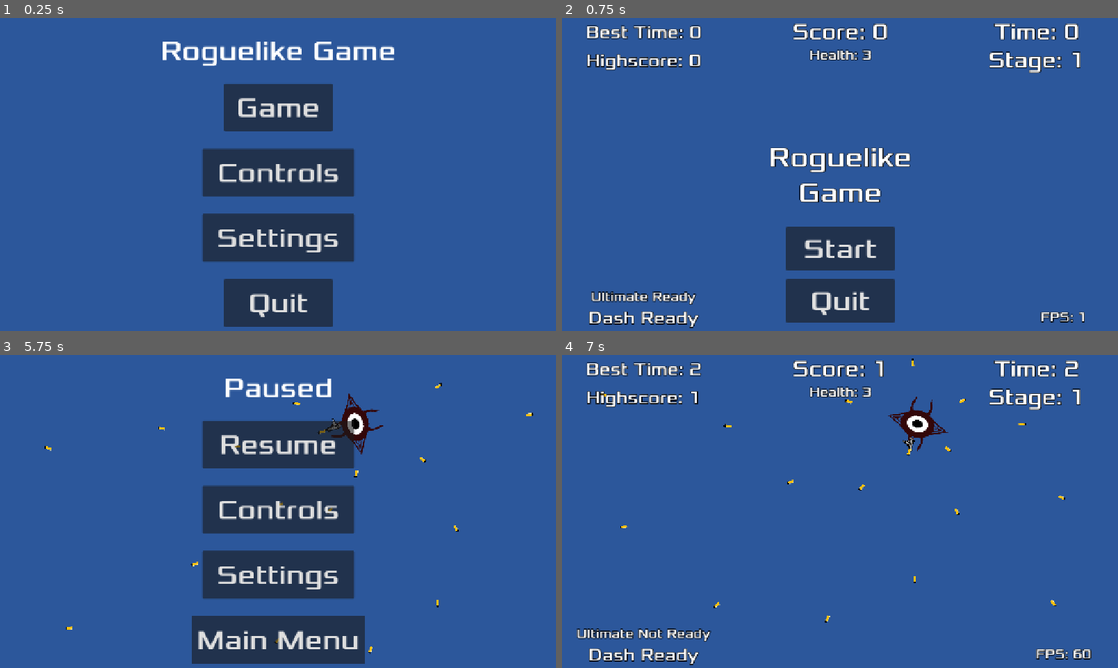
Above: before the commit, frames 1-4 (two rows, left to right).
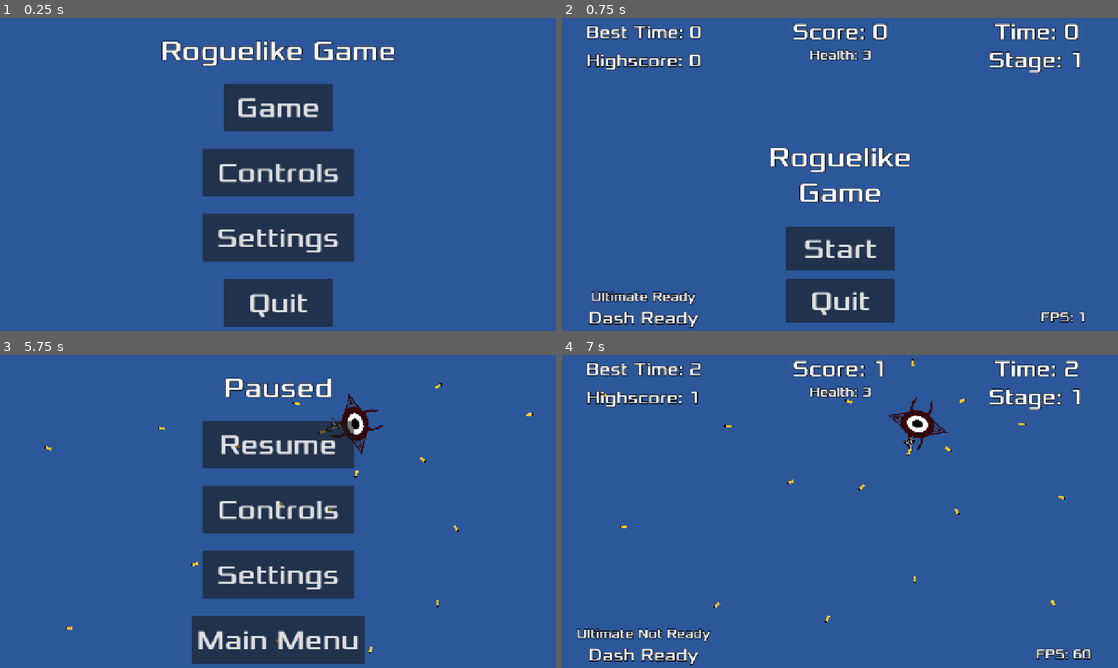
Above: after the commit, the same moments.

Repository: TacticalVortex/Eye-Survived
Game: Godot game, scene res://main.tscn
Same seed, same stepped clock (60 frames per second), same inputs: the game is played once before the commit and once after it.
Inputs (mouse positions are in pixels of both pictures, inside the frame that each line leads up to):
- Up to frame 1 (0.25 s): no input
- Up to frame 2 (0.75 s): click "Game" at 0.5 s
- Up to frame 3 (5.75 s): click "Start" at 1.25 s; tap Enter at 2 s; move the mouse to (400, 495) at 2.02 s; hold D (move_right) 2.03-2.78 s; tap Shift (dash) at 2.1, 4.35 s; move the mouse to (166, 527) at 2.77 s; hold S (move_down) 2.78-3.53 s; click (166, 527) at 2.85 s; move the mouse to (333, 442) at 3.52 s; hold D (move_right) 3.53-4.28 s; tap Space (ultimate) at 3.6 s; move the mouse to (250, 574) at 4.27 s; hold W (move_up) 4.28-5.03 s; move the mouse to (444, 558) at 5.02 s; press the mouse at (444, 558) at 5.03 s; hold A (move_left) from 5.03 s (still down); tap Escape (pause) at 5.65 s
- Up to frame 4 (7 s): move the mouse to (673, 464) at 5.77 s; release the mouse at (673, 464) at 5.78 s; tap Space (ultimate) at 5.85 s; release A (move_left) at 6.5 s; click "Resume" at 6.5 s

The runs differ from the first frame. In frame 1, 0.8% of the frame differs, in the area x 29-71%, y 7-16%; in frame 2, nothing differs; in frame 3, 0.4%; in frame 4, nothing differs.

Commit message:
Added more outlines
Added outlines to all text that is not a button.

Diff:
--- a/roguelike-game/controls.tscn
+++ b/roguelike-game/controls.tscn
@@ -21,6 +21,9 @@
 offset_right = 240.0
 offset_bottom = 150.0
 grow_horizontal = 2
+theme_override_colors/font_shadow_color = Color(0, 0, 0, 1)
+theme_override_colors/font_outline_color = Color(0, 0, 0, 1)
+theme_override_constants/outline_size = 5
 theme_override_fonts/font = ExtResource("2_t27u3")
 theme_override_font_sizes/font_size = 72
 text = "Controls"
@@ -36,6 +39,9 @@
 offset_right = 530.0
 offset_bottom = -90.0
 grow_vertical = 2
+theme_override_colors/font_shadow_color = Color(0, 0, 0, 1)
+theme_override_colors/font_outline_color = Color(0, 0, 0, 1)
+theme_override_constants/outline_size = 5
 theme_override_fonts/font = ExtResource("2_t27u3")
 theme_override_font_sizes/font_size = 64
 text = "Movement"
@@ -51,6 +57,9 @@
 offset_right = 480.0
 offset_bottom = 270.0
 grow_vertical = 2
+theme_override_colors/font_shadow_color = Color(0, 0, 0, 1)
+theme_override_colors/font_outline_color = Color(0, 0, 0, 1)
+theme_override_constants/outline_size = 5
 theme_override_fonts/font = ExtResource("2_t27u3")
 theme_override_font_sizes/font_size = 60
 text = "W
@@ -71,6 +80,9 @@
 offset_bottom = -90.0
 grow_horizontal = 0
 grow_vertical = 2
+theme_override_colors/font_shadow_color = Color(0, 0, 0, 1)
+theme_override_colors/font_outline_color = Color(0, 0, 0, 1)
+theme_override_constants/outline_size = 5
 theme_override_fonts/font = ExtResource("2_t27u3")
 theme_override_font_sizes/font_size = 64
 text = "Abilities"
@@ -89,6 +101,9 @@
 offset_bottom = 281.5
 grow_horizontal = 0
 grow_vertical = 2
+theme_override_colors/font_shadow_color = Color(0, 0, 0, 1)
+theme_override_colors/font_outline_color = Color(0, 0, 0, 1)
+theme_override_constants/outline_size = 5
 theme_override_fonts/font = ExtResource("2_t27u3")
 theme_override_font_sizes/font_size = 50
 text = "Shoot - Left Click
--- a/roguelike-game/menu.tscn
+++ b/roguelike-game/menu.tscn
@@ -27,6 +27,9 @@
 offset_right = 240.0
 offset_bottom = 150.0
 grow_horizontal = 2
+theme_override_colors/font_shadow_color = Color(0, 0, 0, 1)
+theme_override_colors/font_outline_color = Color(0, 0, 0, 1)
+theme_override_constants/outline_size = 5
 theme_override_fonts/font = ExtResource("1_mr5qk")
 theme_override_font_sizes/font_size = 64
 text = "Roguelike Game"
--- a/roguelike-game/pause.tscn
+++ b/roguelike-game/pause.tscn
@@ -27,6 +27,9 @@
 offset_right = 240.0
 offset_bottom = 150.0
 grow_horizontal = 2
+theme_override_colors/font_shadow_color = Color(0, 0, 0, 1)
+theme_override_colors/font_outline_color = Color(0, 0, 0, 1)
+theme_override_constants/outline_size = 5
 theme_override_fonts/font = ExtResource("2_w8uj3")
 theme_override_font_sizes/font_size = 64
 text = "Paused"
--- a/roguelike-game/settings.tscn
+++ b/roguelike-game/settings.tscn
@@ -21,6 +21,9 @@
 offset_right = 240.0
 offset_bottom = 150.0
 grow_horizontal = 2
+theme_override_colors/font_shadow_color = Color(0, 0, 0, 1)
+theme_override_colors/font_outline_color = Color(0, 0, 0, 1)
+theme_override_constants/outline_size = 5
 theme_override_fonts/font = ExtResource("1_3dd4s")
 theme_override_font_sizes/font_size = 72
 text = "Settings"
@@ -83,6 +86,9 @@
 offset_bottom = -455.0
 grow_horizontal = 0
 grow_vertical = 0
+theme_override_colors/font_shadow_color = Color(0, 0, 0, 1)
+theme_override_colors/font_outline_color = Color(0, 0, 0, 1)
+theme_override_constants/outline_size = 5
 theme_override_fonts/font = ExtResource("1_3dd4s")
 theme_override_font_sizes/font_size = 50
 text = "Highscores: On"
@@ -101,6 +107,9 @@
 offset_bottom = -330.0
 grow_horizontal = 0
 grow_vertical = 0
+theme_override_colors/font_shadow_color = Color(0, 0, 0, 1)
+theme_override_colors/font_outline_color = Color(0, 0, 0, 1)
+theme_override_constants/outline_size = 5
 theme_override_fonts/font = ExtResource("1_3dd4s")
 theme_override_font_sizes/font_size = 50
 text = "FPS: On"
@@ -119,14 +128,17 @@
 offset_bottom = -205.0
 grow_horizontal = 0
 grow_vertical = 0
+theme_override_colors/font_shadow_color = Color(0, 0, 0, 1)
+theme_override_colors/font_outline_color = Color(0, 0, 0, 1)
+theme_override_constants/outline_size = 5
 theme_override_fonts/font = ExtResource("1_3dd4s")
 theme_override_font_sizes/font_size = 50
 text = "Music: On"
 horizontal_alignment = 1
 vertical_alignment = 1
 
+[connection signal="pressed" from="BackButton" to="." method="_on_quit_button_pressed"]
 [connection signal="pressed" from="BackButton" to="." method="_on_back_button_pressed"]
-[connection signal="pressed" from="BackButton" to="." method="_on_quit_button_pressed"]
 [connection signal="pressed" from="HighscoreButton" to="." method="_on_highscore_button_pressed"]
 [connection signal="pressed" from="FPSButton" to="." method="_on_fps_button_pressed"]
 [connection signal="pressed" from="MusicButton" to="." method="_on_music_button_pressed"]
--- a/roguelike-game/stage.tscn
+++ b/roguelike-game/stage.tscn
@@ -23,10 +23,13 @@
 anchors_preset = 5
 anchor_left = 0.5
 anchor_right = 0.5
-offset_left = -240.0
-offset_right = 240.0
+offset_left = -307.5
+offset_right = 307.5
 offset_bottom = 150.0
 grow_horizontal = 2
+theme_override_colors/font_shadow_color = Color(0, 0, 0, 1)
+theme_override_colors/font_outline_color = Color(0, 0, 0, 1)
+theme_override_constants/outline_size = 5
 theme_override_fonts/font = ExtResource("2_a2mmv")
 theme_override_font_sizes/font_size = 64
 text = "Stage 1 Complete"
Not shown: 1 places in roguelike-game/controls.tscn that only renumber resources
Not shown: 1 places in roguelike-game/menu.tscn that only renumber resources
Not shown: 1 places in roguelike-game/stage.tscn that only renumber resources
